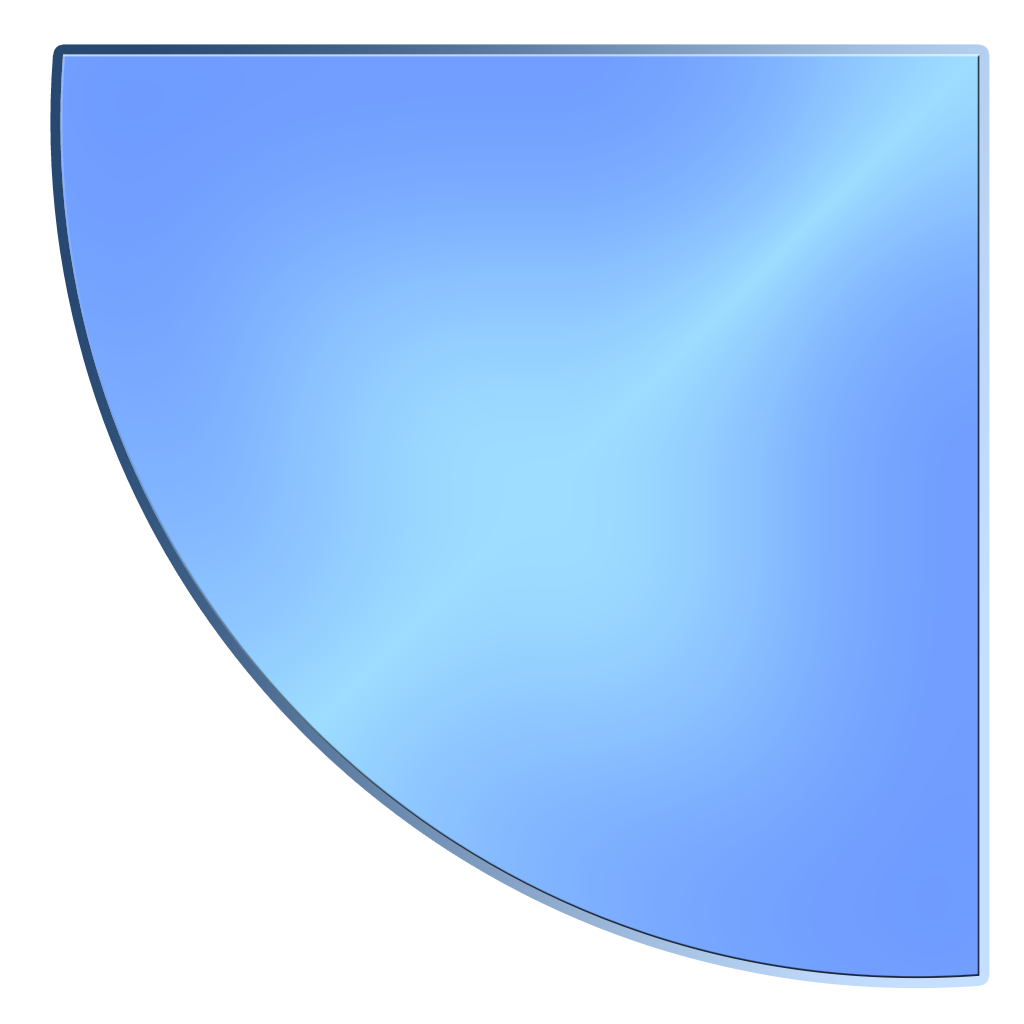
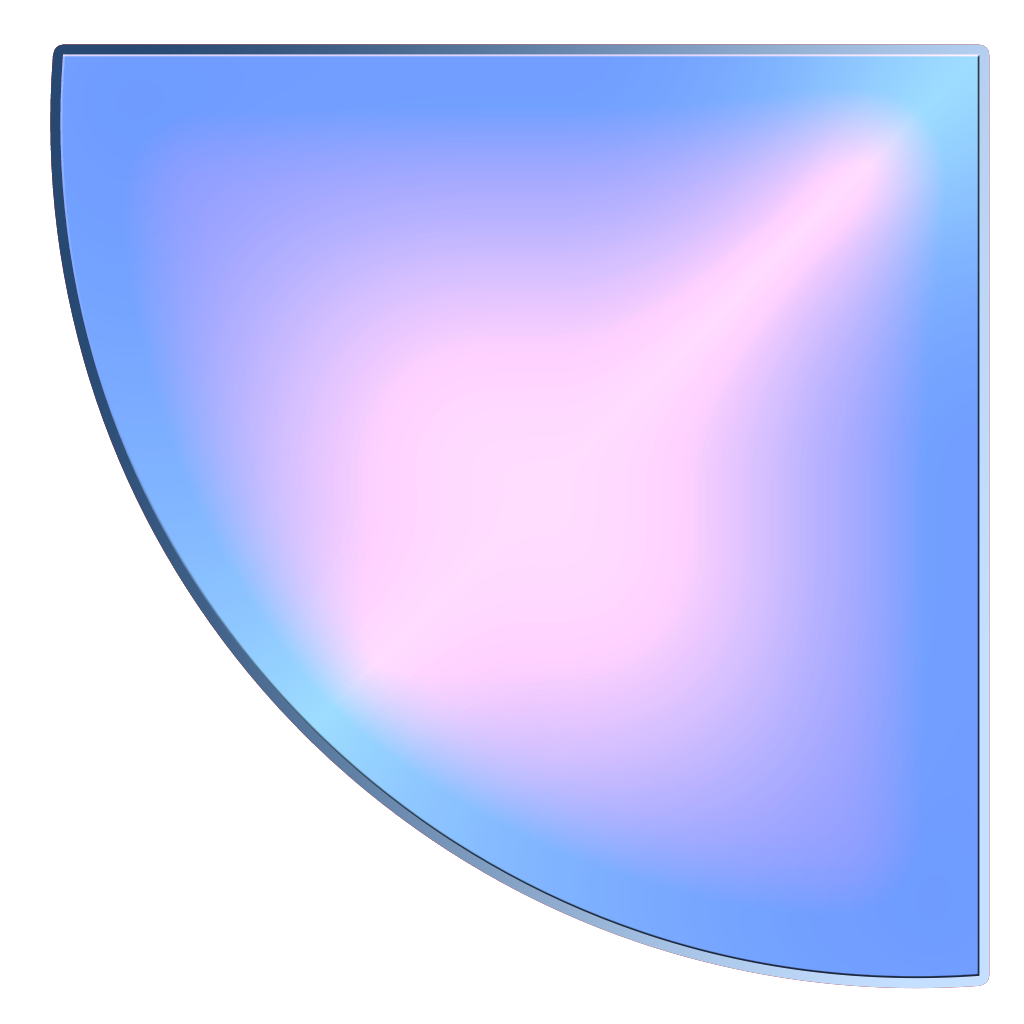
Layer changes from the first 1024×1024 image to the second:
removed layer "Shape 6 copy 2" (was overlay) over bbox(60, 54, 980, 979)
removed layer "Shape 6" over bbox(60, 54, 980, 979)
added layer "Layer 1 copy 2" (overlay) above "Layer 1 copy" over bbox(60, 54, 980, 979)
added layer "Layer 1 copy" (luminosity) above "Layer 1" over bbox(60, 54, 980, 979)
added layer "Layer 1" above "Layer 0" over bbox(60, 54, 980, 979)
